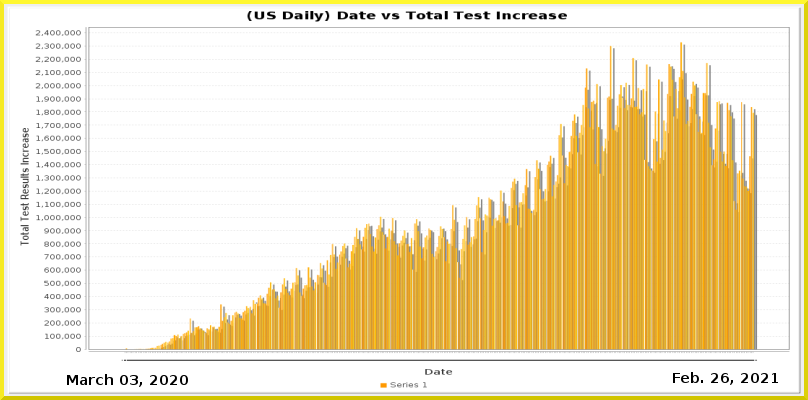
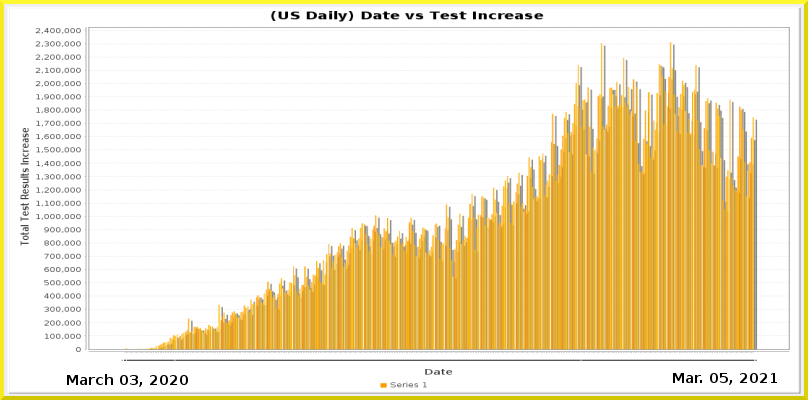
Layer changes from the first 808px x 400px image to the second:
painted on "Current Date" over (x1=675, y1=372, x2=778, y2=385)
painted on "Date_vs_TestIncrease.png" over (x1=35, y1=11, x2=789, y2=361)
